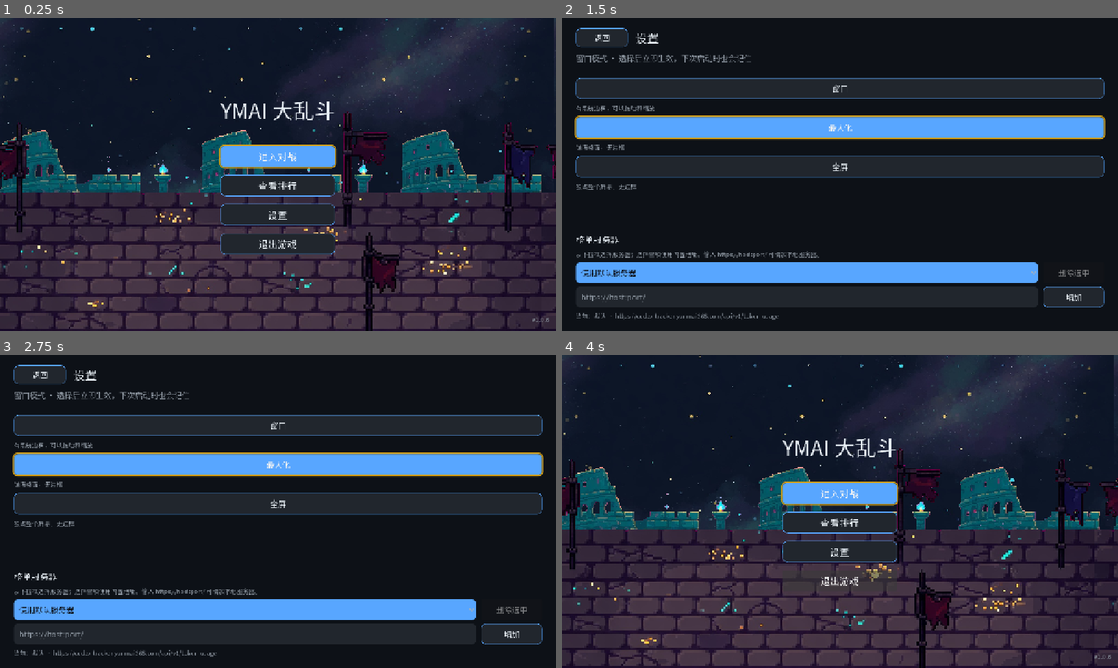
Above: before the commit, frames 1-4 (two rows, left to right).
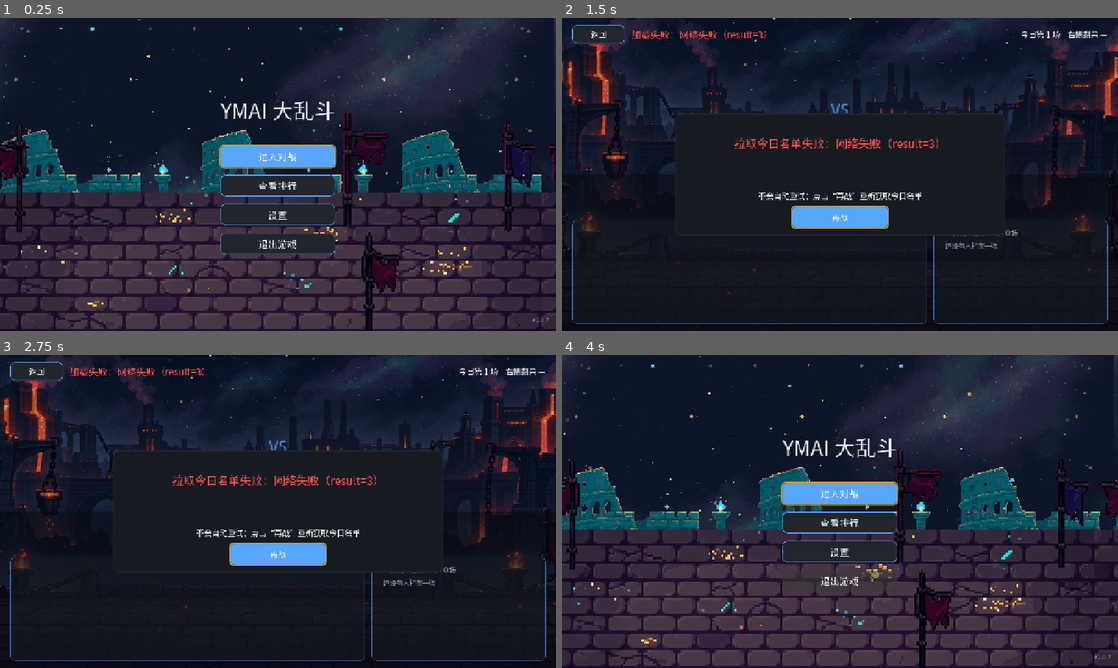
Above: after the commit, the same moments.

Repository: ManonLoki/ymai-battle
Game: Godot game, scene res://scenes/main.tscn
Same seed, same stepped clock (60 frames per second), same inputs: the game is played once before the commit and once after it.
Inputs (mouse positions are in pixels of both pictures, inside the frame that each line leads up to):
- Up to frame 1 (0.25 s): no input
- Up to frame 2 (1.5 s): tap Enter (ui_accept) at 0.5, 0.77 s; move the mouse to (962, 158) at 0.52 s; hold Right (ui_right) 0.53-1.25 s; click (962, 158) at 0.67 s; click (840, 218) at 1.25 s, where only the run after the commit has a clickable "再战"
- Up to frame 3 (2.75 s): click (278, 555) at 2 s, where only the run after the commit has a clickable "再战"
- Up to frame 4 (4 s): click (840, 555) at 2.75 s, where only the run after the commit has a clickable "再战"; click "返回" at 3.5 s

The runs differ from the first frame. In frame 1, less than 0.1% of the frame differs, in the area x 98-99%, y 95-98%; in frame 2, 30%; in frame 3, 30%, in the area x 0-100%, y 0-98%; in frame 4, less than 0.1%.

Commit message:
发布 1.0.7：收紧 Web 网络边界

Diff:
--- a/project.godot
+++ b/project.godot
@@ -11,7 +11,7 @@
 [application]
 
 config/name="YMAIBattle"
-config/version="1.0.6"
+config/version="1.0.7"
 run/main_scene="res://scenes/main.tscn"
 config/quit_on_go_back=false
 config/features=PackedStringArray("4.7", "Forward Plus")
--- a/scenes/battle.gd
+++ b/scenes/battle.gd
@@ -3,12 +3,10 @@
 ## 对战场景：拉取当日用量 → 组一场车轮战 → 逐条事件播动画和战报。
 ## 所有胜负判定都在 WheelWar / CombatResolver 里，这里只负责演出。
 ##
-## 这个场景会一直开着自动打下去，所以任何“当天”的东西都不能只在 _ready 里算一次，
-## 每轮开打前都要重新取一次系统日期（见 _sync_record_to_today）。
+## 进场只拉一次名单；打完或加载失败后停在结果面板，只有玩家明确按“再战”才
+## 重新请求。这样嵌入页面留在后台时不会每 60 秒轮询或在失败后循环重试。
 
 const MAIN_SCENE := "res://scenes/main.tscn"
-## 一场打完之后隔多久自动开下一轮。拉名单失败时也按这个间隔重试。
-const NEXT_ROUND_DELAY := 60.0
 ## 人数不够时的说明，状态栏和结果面板用的是同一句。
 const SHORT_ROSTER_MSG := "上榜人数不足，无法开战（需要至少 2 人）"
 ## 每条战报事件之间的停顿，太快看不清、太慢一场打不完。
@@ -27,6 +25,8 @@
 @onready var _opponent_view: FighterView = %OpponentView
 ## 演出协程正在跑。测试靠它确认循环能自己收手。
 var _busy := false
+## 网络加载正在进行。与 _busy 分开，避免连按“再战”并发发出多条请求。
+var _loading := false
 ## 玩家中途点“返回”时场景会立刻被释放，但 _run_loop / _play_event 还挂在 await 上。
 ## 这个标记让所有等待点都能及时收手，不再去碰已经离开场景树的节点。
 var _leaving := false
@@ -44,6 +44,8 @@
 	%Backdrop.color = ThemeHelper.BG
 	ThemeHelper.style_back_button(%BackButton)
 	%BackButton.pressed.connect(_on_back_pressed)
+	ThemeHelper.style_button(%ReplayButton, true)
+	%ReplayButton.pressed.connect(_on_replay_pressed)
 	%ResultPanel.visible = false
 	# 结果面板压在立绘和战报上面，没有底色会糊成一片。
 	var result_box := ThemeHelper.make_flat(ThemeHelper.PANEL, 14)
@@ -77,7 +79,7 @@
 	%BackButton.grab_focus()
 	if skip_autoload:
 		return
-	await _round_loop()
+	await _load_once()
 
 
 ## 战报和战绩榜的统一玻璃底板。独立造两份 StyleBox，避免之后调整战报内边距时
@@ -104,7 +106,7 @@
 	if TvRemote.consume_back(event, self):
 		_on_back_pressed()
 	elif TvRemote.is_navigation(event):
-		TvRemote.ensure_focus(%BackButton)
+		TvRemote.ensure_focus(%ReplayButton if %ResultPanel.visible else %BackButton)
 
 
 func _on_back_pressed() -> void:
@@ -128,19 +130,28 @@
 	return _is_live()
 
 
-## 一轮接一轮地打下去，直到玩家点“返回”把场景换走。
-## 写成循环而不是在结尾递归调用自己，是为了不让协程一层层套下去。
-func _round_loop() -> void:
-	while _is_live():
-		# 这个场景会通宵开着，所以每轮开打前都要确认还是不是同一天。
-		_sync_record_to_today()
-		var fought := await _load_and_run()
-		if not _is_live():
-			return
-		await _countdown(NEXT_ROUND_DELAY, "下一轮" if fought else "重试")
-		if not _is_live():
-			return
-		_reset_for_next_round()
+## 一次明确的名单加载与对战。自动进场会调用一次，之后只有“再战”按钮会调用；
+## _loading 同时保护慢网下的连续点击，确保每个用户动作最多对应一条请求。
+func _load_once() -> void:
+	if _loading or _busy or not _is_live():
+		return
+	_loading = true
+	%ReplayButton.disabled = true
+	_sync_record_to_today()
+	await _load_and_run()
+	_loading = false
+	if not _is_live():
+		return
+	%ReplayButton.disabled = false
+	%ReplayButton.grab_focus()
+
+
+## 再战是唯一的后续网络触发点。先清掉上一场的动态状态，再现读当天日期和名单。
+func _on_replay_pressed() -> void:
+	if _loading or _busy or not _is_live():
+		return
+	_reset_for_replay()
+	await _load_once()
 
 
 ## 跨天之后把当天战绩换成新一天的（场次归零、榜一战绩清空），并刷新右侧榜。
@@ -155,32 +166,12 @@
 	_refresh_record_board()
 
 
-## 倒计时。期间玩家随时可以按返回走人，_wait 会替我们收手。
-##
-## 剩余秒数按真实时钟算，而不是每跳一次减 1：应用切到后台时整个进程会被
-## 系统挂起，帧不再推进，计时器跟着停摆。减法式倒计时在那种情况下会从
-## 中断的地方接着走，玩家切回来还得把剩下的秒数重新等一遍。
-## 盯着一个真实时间的截止点就没这问题——后台期间时间照走，切回来立刻开下一场。
-func _countdown(seconds: float, what: String) -> void:
-	%ResultPanel.visible = true
-	var deadline := Time.get_unix_time_from_system() + seconds
-	while true:
-		var remaining := deadline - Time.get_unix_time_from_system()
-		if remaining <= 0.0:
-			break
-		%NextRoundLabel.text = "%s %d 秒后开始" % [what, int(ceil(remaining))]
-		# 最多睡一秒；睡过头也没关系，上面会重新按真实时间算剩余。
-		if not await _wait(minf(1.0, remaining)):
-			return
-	%NextRoundLabel.text = ""
-
-
-## 把上一场的残留清干净，准备重新拉名单。
-func _reset_for_next_round() -> void:
+## 把上一场的残留清干净，准备响应用户的“再战”操作。
+func _reset_for_replay() -> void:
 	%ResultPanel.visible = false
 	%ResultLabel.text = ""
 	%MvpLabel.text = ""
-	%NextRoundLabel.text = ""
+	%ReplayHintLabel.text = ""
 	%BattleLog.clear()
 	%RemainingLabel.text = "右侧剩余 —"
 	# 上一轮可能因为报错把状态栏染红了，去掉覆盖回到默认色。
@@ -193,8 +184,8 @@
 	_tally = null
 
 
-## 返回值表示这一轮有没有真的打起来：拉取失败或人数不够时是 false，
-## 此时结果面板只放一句错误说明，外层照样等一分钟再试。
+## 返回值表示这次有没有真的打起来：拉取失败或人数不够时是 false，
+## 此时结果面板说明原因并停住，绝不自动重试。
 func _load_and_run() -> bool:
 	%MatchupLabel.text = "正在拉取今日对战名单…"
 	var result: Dictionary = await TokenUsageApi.fetch_ranking(self)
@@ -459,13 +450,14 @@
 	%ResultLabel.text = text
 	%ResultLabel.add_theme_color_override("font_color", ThemeHelper.DANGER)
 	%MvpLabel.text = ""
-	%BackButton.grab_focus()
+	%ReplayHintLabel.text = "不会自动重试；点击“再战”重新获取今日名单"
+	if not %ReplayButton.disabled:
+		%ReplayButton.grab_focus()
 
 
 ## 一场打完：亮结果、记战绩、评 MVP。
 func _show_result() -> void:
 	%ResultPanel.visible = true
-	%BackButton.grab_focus()
 	var won := _war.champion_won()
 	# 擂主倒下时场上那位就是终结者；万一是空的（不该发生）就写个通称。
 	var killer := "挑战者"
@@ -478,5 +470,8 @@
 	var mvp_line := CombatLog.mvp_line(_tally.best())
 	%MvpLabel.text = mvp_line
 	%MvpLabel.add_theme_color_override("font_color", ThemeHelper.GOLD)
+	%ReplayHintLabel.text = "点击“再战”时才会重新获取今日名单"
+	if not %ReplayButton.disabled:
+		%ReplayButton.grab_focus()
 	_append_log(mvp_line)
 	_update_hud()
--- a/scenes/battle.tscn
+++ b/scenes/battle.tscn
@@ -260,10 +260,18 @@
 vertical_alignment = 1
 autowrap_mode = 3
 
-[node name="NextRoundLabel" type="Label" parent="HUD/ResultPanel/ResultBox"]
+[node name="ReplayHintLabel" type="Label" parent="HUD/ResultPanel/ResultBox"]
 unique_name_in_owner = true
 layout_mode = 2
 theme_override_font_sizes/font_size = 18
 text = ""
 horizontal_alignment = 1
 vertical_alignment = 1
+
+[node name="ReplayButton" type="Button" parent="HUD/ResultPanel/ResultBox"]
+unique_name_in_owner = true
+custom_minimum_size = Vector2(180, 44)
+layout_mode = 2
+size_flags_horizontal = 4
+focus_mode = 2
+text = "再战"
--- a/scripts/token_usage_api.gd
+++ b/scripts/token_usage_api.gd
@@ -11,6 +11,12 @@
 const USAGE_PATH := "/api/v1/token-usage"
 ## 没在设置里填服务器地址时用的线上地址。
 const DEFAULT_USAGE_URL := "https://codex-tracker.yunmai365.com/api/v1/token-usage"
+## 当日聚合只需要结构化 JSON；8 MiB 足够容纳大量设备与渠道明细，同时避免
+## 错误服务或恶意服务把整个 Web/桌面进程的内存拖垮。
+const MAX_RESPONSE_BYTES := 8 * 1024 * 1024
+## 慢速电视网络仍保留原有等待窗口，但请求边界统一在构造函数里设置，测试可以
+## 直接验证真实 HTTPRequest 实例，不靠源码字符串猜测。
+const REQUEST_TIMEOUT_SECONDS := 45.0
 
 
 ## 这一次该请求哪个地址。候选服务器可能来自 Web 参数，也可能来自本地存档；
@@ -21,13 +27,32 @@
 	return DEFAULT_USAGE_URL if base.is_empty() else base + USAGE_PATH
 
 
+## 每次请求都新建一个实例，并在发出前锁住所有网络边界。
+## max_redirects=0 很重要：宿主只批准了精确 BaseURL 对应的固定路径，不能让
+## 对方通过 30x 把请求带到任意新地址。
+static func new_http_request() -> HTTPRequest:
+	var http := HTTPRequest.new()
+	http.timeout = REQUEST_TIMEOUT_SECONDS
+	http.max_redirects = 0
+	http.body_size_limit = MAX_RESPONSE_BYTES
+	return http
+
+
+## 把需要对用户明确说明的传输失败单独翻译。响应过大和重定向都属于主动拒绝，
+## 不能混成普通“网络失败”，否则界面上看不出安全边界真的生效了。
+static func transport_error_message(result: int) -> String:
+	if result == HTTPRequest.RESULT_BODY_SIZE_LIMIT_EXCEEDED:
+		return "响应体超过 8 MiB 限制"
+	if result == HTTPRequest.RESULT_REDIRECT_LIMIT_REACHED:
+		return "服务器返回了重定向，已拒绝"
+	return "网络失败（result=%d）" % result
+
+
 ## 拉一次接口。失败时不抛异常，统一用 ok=false + error 文案回报。
 func fetch_usage() -> Dictionary:
 	# HTTPRequest 用完即弃，避免复用时残留上一次的回调。
-	var http := HTTPRequest.new()
+	var http := new_http_request()
 	add_child(http)
-	# 电视上网络可能很慢，给足 45 秒。
-	http.timeout = 45.0
 	var err := http.request(usage_url(), PackedStringArray(["Accept: application/json"]), HTTPClient.METHOD_GET)
 	if err != OK:
 		http.queue_free()
@@ -42,7 +67,7 @@
 	var body: PackedByteArray = completed[3]
 	# 先看传输层有没有成功（DNS、超时、TLS 都在这一层）。
 	if result != HTTPRequest.RESULT_SUCCESS:
-		return _fail("网络失败（result=%d）" % result)
+		return _fail(transport_error_message(result))
 	# 再看 HTTP 状态码。
 	if code != 200:
 		return _fail("HTTP %d" % code)
--- a/tests/run_headless_tests.gd
+++ b/tests/run_headless_tests.gd
@@ -57,7 +57,7 @@
 	await _test_battle_playback()
 	await _test_result_copy()
 	_test_damage_tally()
-	await _test_next_round_cycle()
+	await _test_manual_replay_cycle()
 	_test_round_record()
 	await _test_record_board()
 	await _test_body_scale()
@@ -2201,6 +2201,16 @@
 	var api_src := FileAccess.get_file_as_string("res://scripts/token_usage_api.gd")
 	_assert(api_src.find("https://codex-tracker.yunmai365.com/api/v1/token-usage") >= 0, "API URL is the exact token-usage endpoint")
 	_assert(api_src.find("HTTPClient.METHOD_GET") >= 0, "token-usage is fetched with GET")
+	var request := TokenUsageApi.new_http_request()
+	_assert(request.max_redirects == 0, "token-usage HTTPRequest refuses every redirect")
+	_assert(request.body_size_limit == TokenUsageApi.MAX_RESPONSE_BYTES, "token-usage HTTPRequest enforces the declared response cap")
+	_assert(request.body_size_limit == 8 * 1024 * 1024, "the response cap is the product-sized 8 MiB limit")
+	_assert(is_equal_approx(request.timeout, TokenUsageApi.REQUEST_TIMEOUT_SECONDS), "the real HTTPRequest receives the declared timeout")
+	request.free()
+	var too_large := TokenUsageApi.transport_error_message(HTTPRequest.RESULT_BODY_SIZE_LIMIT_EXCEEDED)
+	_assert(too_large.find("8 MiB") >= 0, "an oversized response produces a visible size-limit error")
+	var redirected := TokenUsageApi.transport_error_message(HTTPRequest.RESULT_REDIRECT_LIMIT_REACHED)
+	_assert(redirected.find("重定向") >= 0 and redirected.find("拒绝") >= 0, "a redirect produces a visible refusal error")
 	var ranking_src := FileAccess.get_file_as_string("res://scenes/ranking.gd")
 	var battle_src := FileAccess.get_file_as_string("res://scenes/battle.gd")
 	# 两个场景都只认 TokenUsageApi.fetch_ranking 这一个入口；
@@ -2901,8 +2911,8 @@
 	_assert(CombatLog.mvp_line(empty.best()).find("空缺") >= 0, "空缺时也给一句说明")
 
 
-## 一场打完 → 倒计时 → 清场，准备重新拉名单开下一轮。
-func _test_next_round_cycle() -> void:
+## 进场只取一次名单；一场打完或失败后停住，玩家按“再战”才允许重新取。
+func _test_manual_replay_cycle() -> void:
 	_remove_test_battle_record()
 	var packed := load("res://scenes/battle.tscn") as PackedScene
 	var battle: Node = packed.instantiate()
@@ -2910,10 +2920,14 @@
 	battle.record_path = TEST_BATTLE_RECORD_PATH
 	root.add_child(battle)
 	await process_frame
-	_assert(battle.NEXT_ROUND_DELAY == 60.0, "打完一分钟后自动开下一轮")
 	var battle_src := FileAccess.get_file_as_string("res://scenes/battle.gd")
-	_assert(battle_src.find("func _round_loop") >= 0, "有一层轮次循环在驱动下一轮")
-	_assert(battle_src.find("await _load_and_run()") >= 0, "下一轮重新拉一次今日名单")
+	_assert(battle_src.find("NEXT_ROUND_DELAY") < 0, "对战场景没有 60 秒后台轮询间隔")
+	_assert(battle_src.find("func _round_loop") < 0, "对战场景没有自动轮次网络循环")
+	_assert(battle_src.find("func _on_replay_pressed") >= 0, "后续名单刷新只暴露在再战按钮处理器")
+	_assert(battle_src.count("await _load_once()") == 2, "只有首次进场和用户再战会触发一次加载")
+	var replay_button := battle.get_node("%ReplayButton") as Button
+	_assert(replay_button != null and replay_button.text == "再战", "结果面板提供明确的用户再战操作")
+	_assert(replay_button.pressed.get_connections().size() == 1, "再战按钮只绑定一个加载处理器")
 	var ranked: Array[RankedUser] = [_ranked("甲", 5000), _ranked("乙", 300), _ranked("丙", 300)]
 	var round_backdrop := battle.get_node("%BattleBackground") as BattleParallax
 	var champion_view := battle.get_node("%ChampionView") as FighterView
@@ -2926,17 +2940,14 @@
 	_assert(battle.get_node("%ResultPanel").visible, "一场打完先出结果面板")
 	_assert(not battle.get_node("%MvpLabel").text.is_empty(), "结果面板带 MVP 一行")
 	_assert(battle.get_node("%BattleLog").get_parsed_text().find("MVP") >= 0, "MVP 也写进战报")
-	battle._countdown(2.0, "下一轮")
-	await process_frame
-	_assert(battle.get_node("%NextRoundLabel").text.find("下一轮") >= 0, "倒计时告诉玩家下一轮什么时候开始")
-	battle._leaving = true
-	await create_timer(1.2).timeout
-	battle._leaving = false
-	battle._reset_for_next_round()
-	_assert(battle.get_node("%BattleLog").get_parsed_text().is_empty(), "新一轮开始前战报清空")
-	_assert(not battle.get_node("%ResultPanel").visible, "新一轮开始前结果面板收起")
+	_assert(battle.get_node("%ReplayHintLabel").text.find("再战") >= 0, "结果明确说明再次读取需要用户操作")
+	await process_frame
+	_assert(battle.get_node("%ResultPanel").visible, "等待一帧不会自动收起结果或开始新请求")
+	battle._reset_for_replay()
+	_assert(battle.get_node("%BattleLog").get_parsed_text().is_empty(), "用户再战前会清空上一场战报")
+	_assert(not battle.get_node("%ResultPanel").visible, "用户再战前结果面板收起")
 	_assert(battle.get_node("%ChampionSlot").get_child_count() == 1, "固定擂主视图留在场景树里")
-	_assert(not battle.get_node("%ChampionView").visible and not battle.get_node("%OpponentView").visible, "下一轮前两个固定角色视图已复位并隐藏")
+	_assert(not battle.get_node("%ChampionView").visible and not battle.get_node("%OpponentView").visible, "再战前两个固定角色视图已复位并隐藏")
 	_assert(battle._war == null and battle._tally == null, "上一场的状态被丢弃")
 	await battle._start_war(ranked)
 	_assert(champion_view.get_instance_id() == champion_view_id, "第二轮复用同一个擂主 FighterView")
Not shown, changed: export_presets.cfg
Not shown, changed: docs/web-launch-parameters.md
